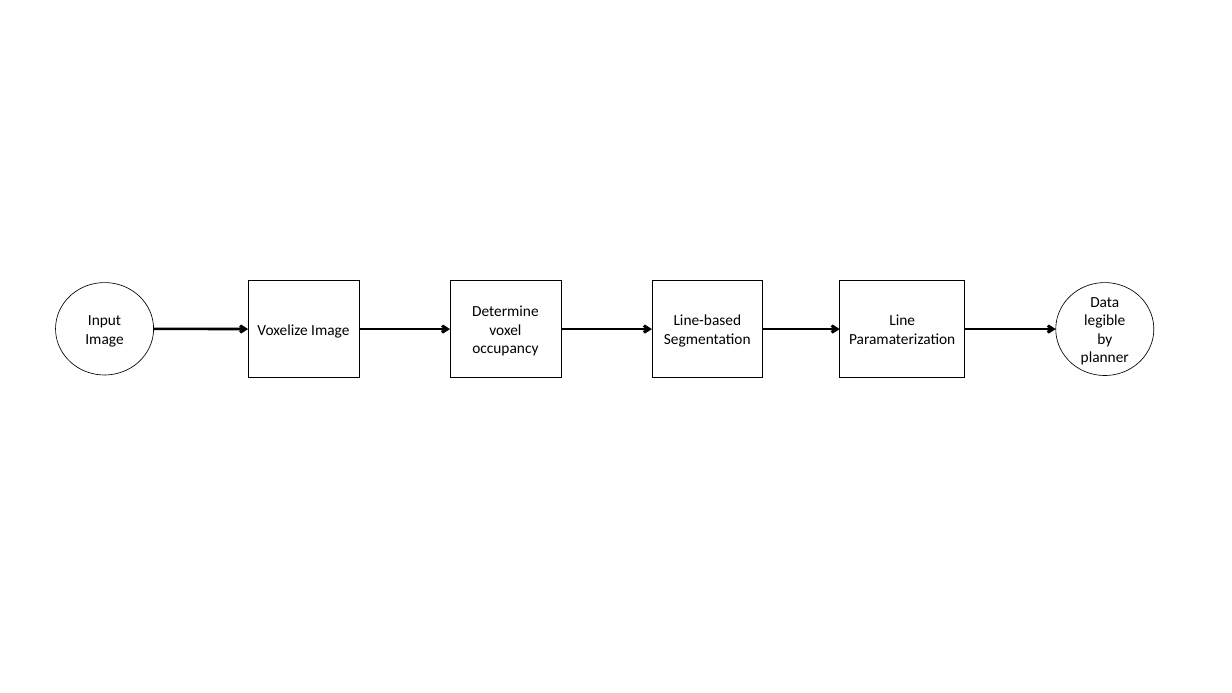
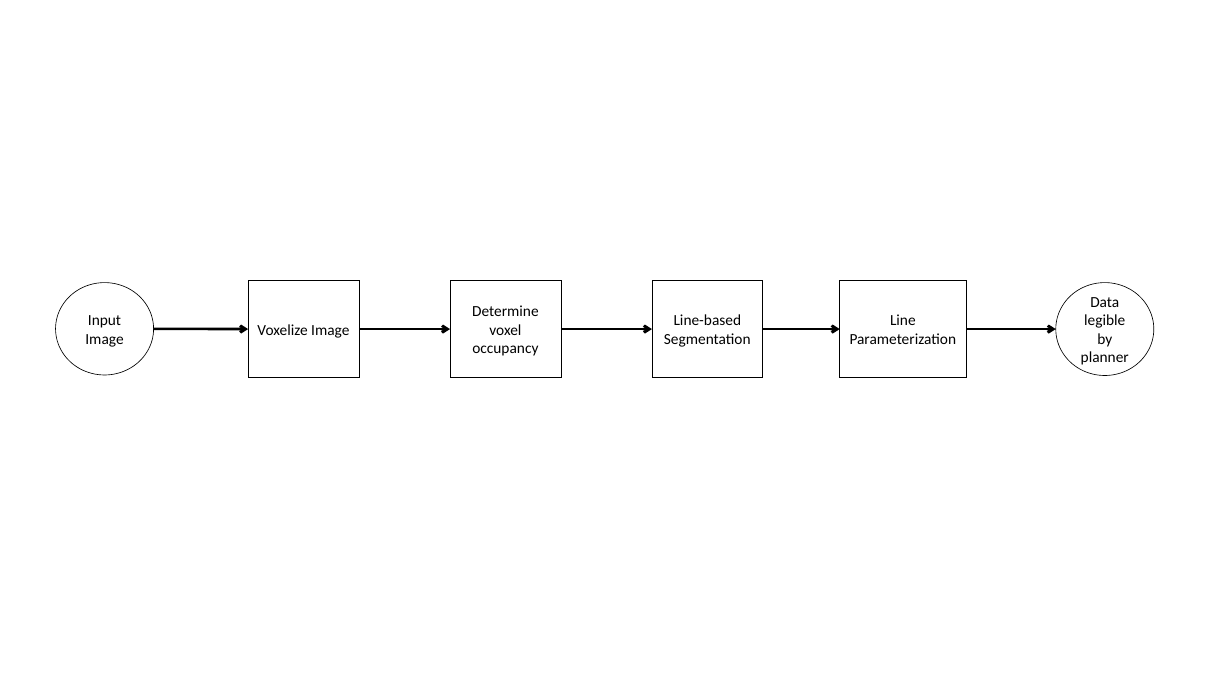
Before and after one commit to rachelholladay/robotics_capstone, a slide deck: slide 1 of concept_eval/diagrams/sw_arch_image_processing.pptx. Drawn at 1232x693 pixels with LibreOffice and Linux fonts; fonts in the diff are those of the drawing. Boxes give left, top, right and bottom in pixels: in the first picture for what was removed or moved away, otherwise in the second. Text is boxed around its words. In the diff, an @@ line names an element or a change of style, - is before the commit and + after.

```diff
--- a/concept_eval/diagrams/sw_arch_image_processing.pptx
+++ b/concept_eval/diagrams/sw_arch_image_processing.pptx
@@ text in rectangle at (850, 314, 957, 344): text changed @@
-Line Paramaterization
+Line Parameterization
```
Also in this commit, not shown: 1 other file.
